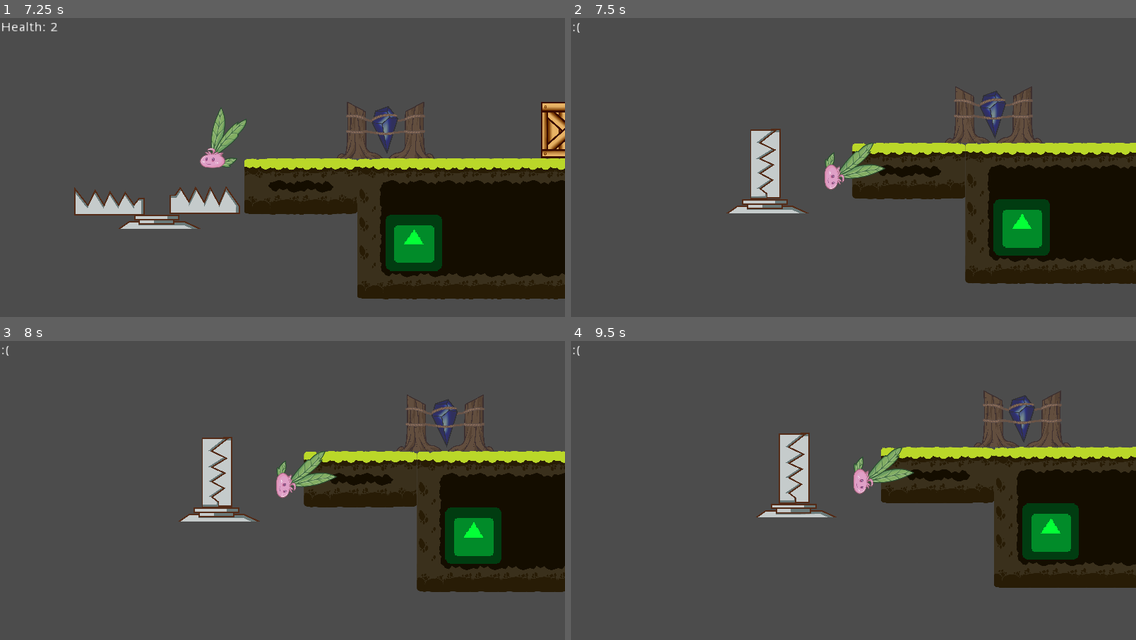
Above: before the commit, frames 1-4 (two rows, left to right).
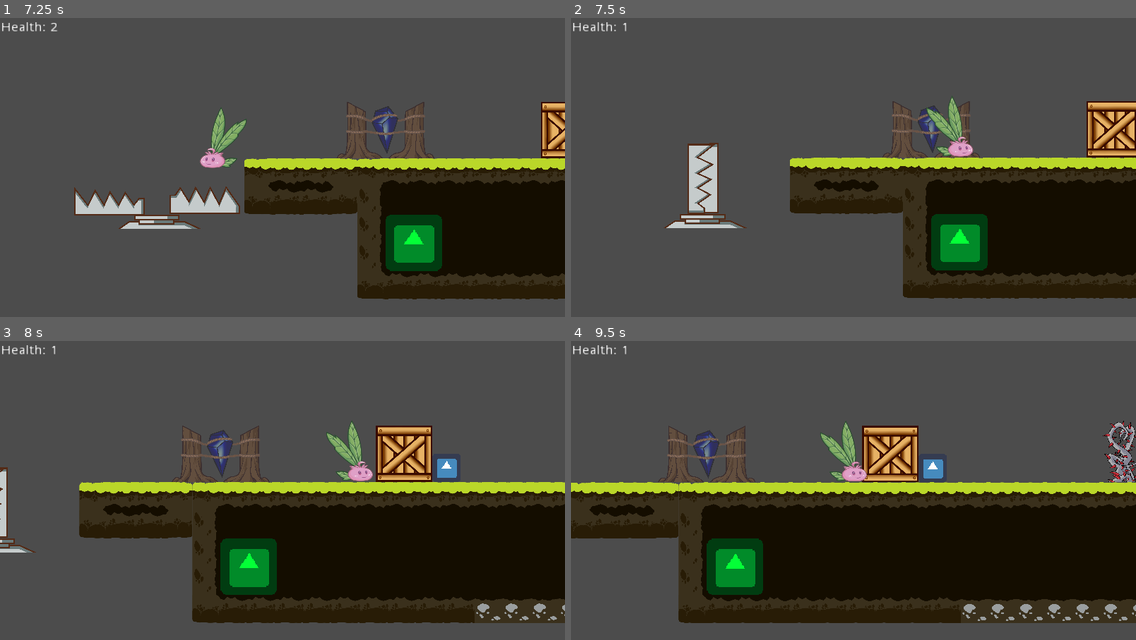
Above: after the commit, the same moments.

Repository: DamianKoch1/OnionsAdventure
Game: Godot game, scene res://Worlds/World1.tscn
Two runs of this game, one before a commit and one after it. Both use one fixed random seed, a clock stepped at 60 frames per second and the inputs below. The engine's default icon, where the game draws it, is replaced by a stand-in: a white triangle on a blue panel in a dark square.
Inputs:
- Up to frame 1 (7.25 s): hold Right (ui_right) 0.53-2.03 s; tap Space (jump) at 0.77, 1.52, 3.02, 3.77, 4.52, 6.02, 6.77 s; hold Left (ui_left) 2.03-2.78 s; hold Right (ui_right) 2.78-4.28 s; hold Left (ui_left) 4.28-5.03 s; hold Right (ui_right) 5.03-5.78 s; hold Left (ui_left) from 5.78 s (still down)
- Up to frame 2 (7.5 s): release Left (ui_left) at 7.28 s; hold Right (ui_right) from 7.28 s (still down)
- Up to frame 3 (8 s): keep holding Right (ui_right); tap Space (jump) at 7.52 s
- Up to frame 4 (9.5 s): keep holding Right (ui_right); tap Space (jump) at 9.02 s

Frame 1 is identical in both runs. In frame 2, 23% of the frame differs, in the area x 0-100%, y 1-94%; in frame 3, 38%; in frame 4, 47%, in the area x 0-100%, y 1-95%.

Commit message:
trap damage change, fixed world tilemap triggering traps

Diff:
--- a/Objects/Trap/Trap.gd
+++ b/Objects/Trap/Trap.gd
@@ -8,9 +8,9 @@
 
 func _on_Trap_body_entered(body):
 	if triggered == false:
-		if body.name != "StaticBody2D":
+		if body.name != "StaticBody2D" || body.name != "TileMap":
 			triggered = true
 			triggeredBody.disabled = false
 			$AnimationPlayer.play("Snap")
 			if body.name == "Onion":
-				body.health = 0
+				body.health -= 1
--- a/Player/Onion.tscn
+++ b/Player/Onion.tscn
@@ -19,7 +19,7 @@
 radius = 17.613
 height = 34.0682
 
-[node name="Onion" type="KinematicBody2D"]
+[node name="Onion" type="KinematicBody2D" index="0"]
 
 position = Vector2( 16, 16 )
 scale = Vector2( 0.5, 0.5 )
@@ -57,8 +57,8 @@
 
 [node name="OnionBody" type="Sprite" parent="Sprite" index="0"]
 
-position = Vector2( 0.50386, -42.567 )
-scale = Vector2( 0.5, 0.635893 )
+position = Vector2( 0.50386, -18.941 )
+scale = Vector2( 0.5, 0.298058 )
 z_index = 1
 texture = ExtResource( 2 )
 _sections_unfolded = [ "Z Index" ]
@@ -66,7 +66,7 @@
 [node name="OnionHair" type="Sprite" parent="Sprite/OnionBody" index="0"]
 
 position = Vector2( 7.13066, -40.2171 )
-rotation = 0.379986
+rotation = 0.00358834
 scale = Vector2( 1, 1.01406 )
 texture = ExtResource( 3 )
 offset = Vector2( -2.05788, -20.5568 )
@@ -89,24 +89,24 @@
 
 [node name="OnionEarL" type="Sprite" parent="Sprite" index="1"]
 
-position = Vector2( 0.468755, -60.396 )
-rotation = -0.00576014
+position = Vector2( 0.468691, -29.7288 )
+rotation = 0.282815
 scale = Vector2( 0.5, 0.5 )
 texture = ExtResource( 6 )
 offset = Vector2( -49.4588, -96.8829 )
 
 [node name="OnionEarR" type="Sprite" parent="Sprite" index="2"]
 
-position = Vector2( -4.05026, -60.202 )
-rotation = -0.870691
+position = Vector2( -4.04999, -28.8692 )
+rotation = -0.572655
 scale = Vector2( 0.5, 0.5 )
 texture = ExtResource( 7 )
 offset = Vector2( -15.5284, -107.047 )
 
 [node name="OnionTail" type="Sprite" parent="Sprite" index="3"]
 
-position = Vector2( -18.3196, -11.677 )
-rotation = -0.47466
+position = Vector2( -18.3196, -6.67652 )
+rotation = -0.0640929
 scale = Vector2( 0.5, 0.5 )
 texture = ExtResource( 8 )
 offset = Vector2( -27.0576, -23.7384 )
